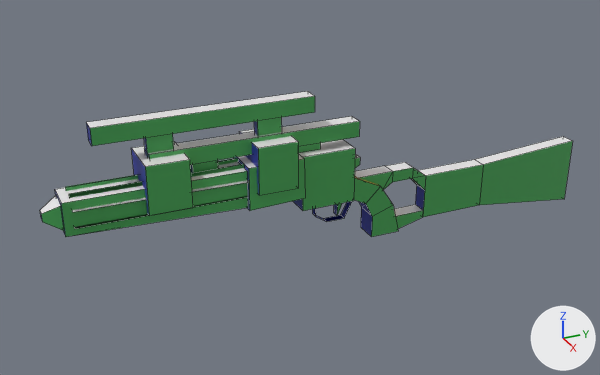
The Blender file resources/models/blasters/ee3/EE3.blend, before and after one commit.
One viewpoint serves both versions: a 50 mm camera at (8.47, -4.27, 4.57) aimed at (-0.1, -0.42, 0.29). Lighting does not change. The marker at lower right points along +X, +Y and +Z. Mesh edges are drawn as thin lines.

The older version as bpy lines, for what is in view:
```python
me_cube = bpy.data.meshes.new('Cube')
me_cube.from_pydata(...)  # 108 vertices, 75 faces; spans x -0.27..0.27, y -1.23..3.68, z -0.58..0.82
me_cube.materials.append(mat_material_001)  # picture img_ee3template_png
me_short_scope = bpy.data.meshes.new('short_scope')
me_short_scope.from_pydata(...)  # 24 vertices, 14 faces; spans x -0.1..0.1, y -2.32..0.28, z 0.72..1.12
me_short_scope.materials.append(mat_material)  # picture img_ee3template_png
me_tall_scope = bpy.data.meshes.new('tall_scope')
me_tall_scope.from_pydata(...)  # 40 vertices, 26 faces; spans x -0.3..0.3, y -2.92..-0.32, z 0.48..1.52
me_tall_scope.materials.append(mat_material)  # picture img_ee3template_png
me_vane_barrel = bpy.data.meshes.new('vane_barrel')
me_vane_barrel.from_pydata(...)  # 84 vertices, 26 faces; spans x -0.26..0.26, y -3.52..-1.22, z 0.31..0.82
me_vane_barrel.materials.append(mat_material)  # picture img_ee3template_png
ob_ee3 = bpy.data.objects.new('EE3', me_cube)
ob_ee3.location = (0.0, 0.0, 0.0)
ob_short_scope = bpy.data.objects.new('short_scope', me_short_scope)
ob_short_scope.location = (0.0, 0.0, 0.0)
ob_tall_scope = bpy.data.objects.new('tall_scope', me_tall_scope)
ob_tall_scope.location = (0.0, 0.0, 0.0)
ob_vane_barrel = bpy.data.objects.new('vane_barrel', me_vane_barrel)
ob_vane_barrel.location = (0.0, 0.0, 0.0)
```
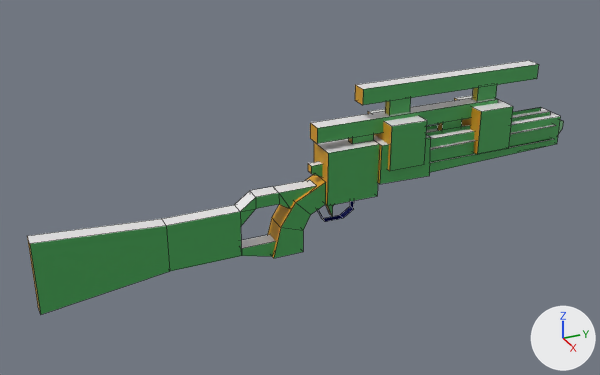
What differs and where, as boxes (x1, y1, x2, y2) in the pictures (600 x 375 px):
'tall_scope', mesh turned: before (86, 91, 315, 216); after (355, 60, 539, 171)
'EE3', deleted (green): before (234, 136, 573, 237)
'stock', added (green): after (27, 180, 316, 315)
'vane_barrel', mesh turned: before (40, 158, 249, 237); after (426, 107, 564, 172)
'base_gun', added (green): after (268, 135, 431, 258)
'short_scope', mesh turned: before (144, 116, 360, 173); after (310, 98, 498, 144)

Diff of the bpy script that builds the scene:
```diff
--- a/resources/models/blasters/ee3/EE3.blend.py
+++ b/resources/models/blasters/ee3/EE3.blend.py
@@ me_vane_barrel @@
 me_vane_barrel.from_pydata(...)  # 84 vertices, 26 faces; spans x -0.26..0.26, y -3.52..-1.22, z 0.31..0.82
 # used by ob_vane_barrel; location = (0.0, 0.0, 0.0)
+# me_vane_barrel part 1: the whole mesh is turned -180 degrees about the z axis through the mesh origin
 me_vane_barrel.materials.append(mat_material)
@@ me_short_scope @@
 me_short_scope.from_pydata(...)  # 24 vertices, 14 faces; spans x -0.1..0.1, y -2.32..0.28, z 0.72..1.12
 # used by ob_short_scope; location = (0.0, 0.0, 0.0)
+# me_short_scope part 2: the whole mesh is turned -180 degrees about the z axis through the mesh origin
 me_short_scope.materials.append(mat_material)
@@ me_tall_scope @@
 me_tall_scope.from_pydata(...)  # 40 vertices, 26 faces; spans x -0.3..0.3, y -2.92..-0.32, z 0.48..1.52
 # used by ob_tall_scope; location = (0.0, 0.0, 0.0)
+# me_tall_scope part 3: the whole mesh is turned -180 degrees about the z axis through the mesh origin
 me_tall_scope.materials.append(mat_material)
@@ me_stock @@
+me_stock.from_pydata(...)  # 40 vertices, 30 faces; spans x -0.1..0.1, y -3.68..-0.28, z -0.58..0.37
+me_stock.materials.append(mat_material_001)  # picture img_ee3template_png
@@ me_base_gun @@
+me_base_gun.from_pydata(...)  # 68 vertices, 45 faces; spans x -0.27..0.27, y -0.88..1.23, z -0.48..0.82
+me_base_gun.materials.append(mat_material_001)  # picture img_ee3template_png
@@ ob_ee3 @@
-ob_ee3 = bpy.data.objects.new('EE3', me_cube)
-ob_ee3.location = (0.0, 0.0, 0.0)
@@ ob_stock @@
+ob_stock = bpy.data.objects.new('stock', me_stock)
+ob_stock.location = (0.0, 0.0, 0.0)
@@ ob_base_gun @@
+ob_base_gun = bpy.data.objects.new('base_gun', me_base_gun)
+ob_base_gun.location = (0.0, 0.0, 0.0)
```
